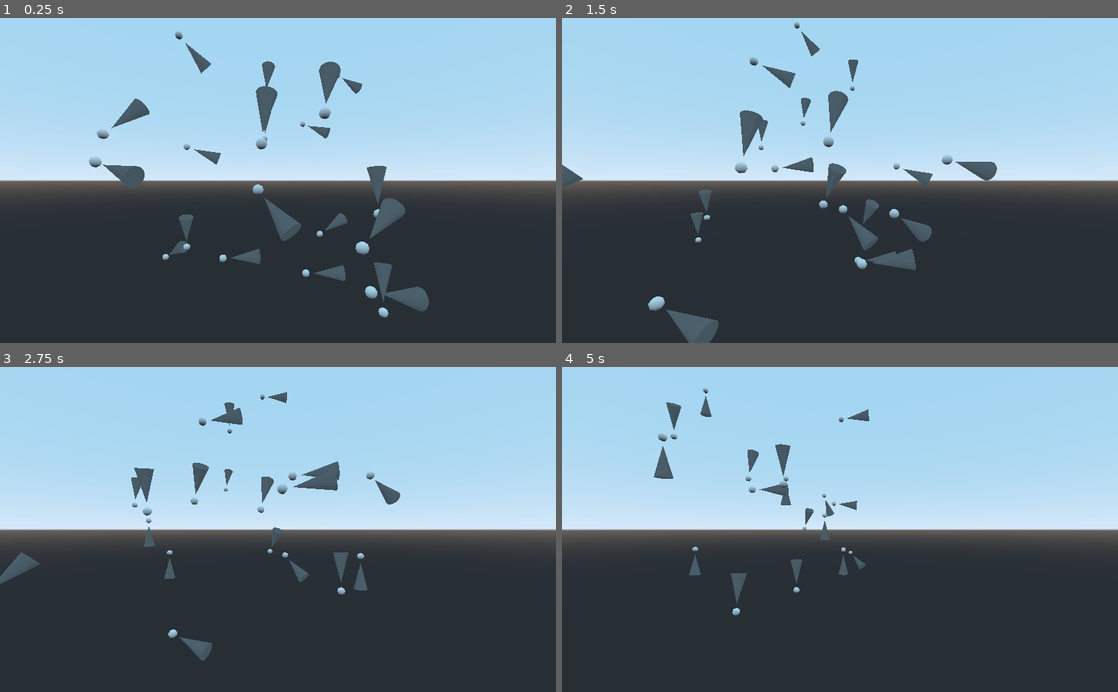
Above: before the commit, frames 1-4 (two rows, left to right).
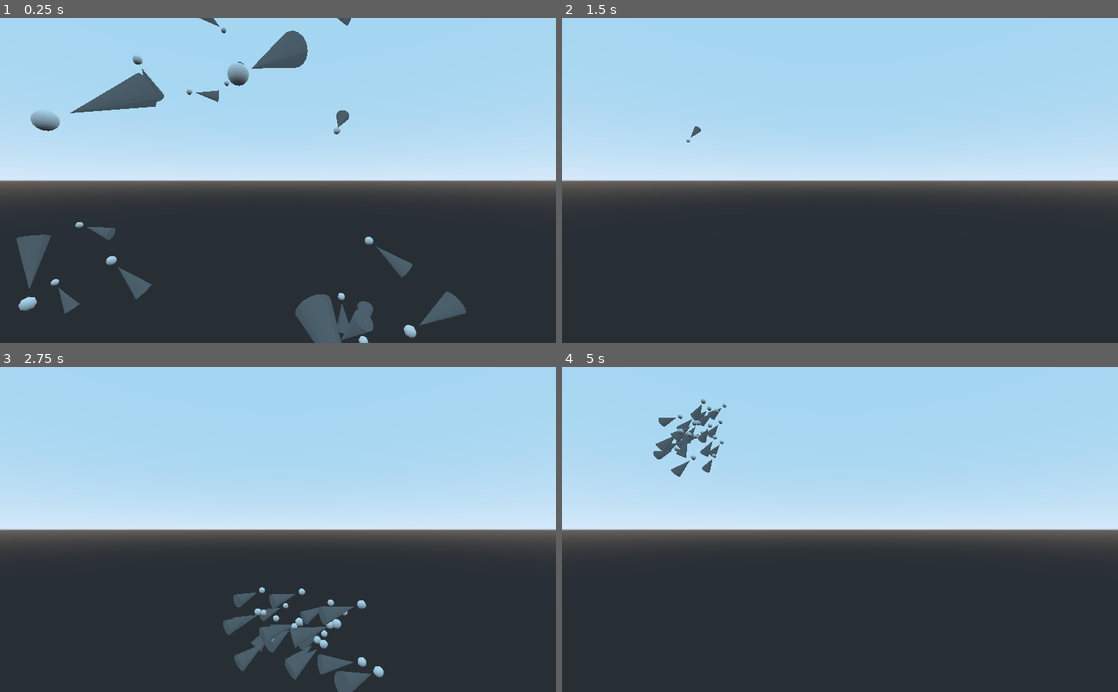
Above: after the commit, the same moments.

Repository: FlanGrande/BoidsGodotNode3D
Game: Godot game, scene res://BoidNode3D.tscn
Same seed, same stepped clock (60 frames per second), same inputs: the game is played once before the commit and once after it.
Inputs:
- Up to frame 1 (0.25 s): no input
- Up to frame 2 (1.5 s): no input
- Up to frame 3 (2.75 s): no input
- Up to frame 4 (5 s): no input

The runs differ from the first frame. In frame 1, 9.9% of the frame differs, in the area x 2-84%, y 0-100%; in frame 2, 4.0%; in frame 3, 5.5%; in frame 4, 2.5%.

Commit message:
Seems finished.
It still can get improvements, but overall this works for me.

Diff:
--- a/Boid3D.tscn
+++ b/Boid3D.tscn
@@ -3,11 +3,10 @@
 [ext_resource path="res://Boid.gd" type="Script" id=1]
 [ext_resource path="res://arrow/ArrowPlaceholder.obj" type="ArrayMesh" id=2]
 
-[node name="Boid" type="KinematicBody"]
+[node name="Boid" type="Spatial"]
 script = ExtResource( 1 )
 
 [node name="Mesh" type="MeshInstance" parent="."]
-transform = Transform( -1.62921e-07, 0, 1, 0, 1, 0, -1, 0, -1.62921e-07, 0, 0, 0 )
 cast_shadow = 0
 mesh = ExtResource( 2 )
 material/0 = null
--- a/BoidNode.gd
+++ b/BoidNode.gd
@@ -4,12 +4,12 @@
 
 onready var boid_scene = preload("res://Boid3D.tscn")
 
-var window_width = 16.0
-var window_height = 16.0
+var window_width = 24.0
+var window_height = 24.0
 var forward_depth = 16.0
 
 const numBoids = 20
-const visualRange = 0.1
+const visualRange = 20
 
 var boids = []
 
@@ -44,8 +44,8 @@
 # Constrain a boid to within the window. If it gets too close to an edge,
 # nudge it back in and reverse its direction.
 func keepWithinBounds(boid : Boid3D):
-	var margin = 30.0 # CONST?
-	var turnFactor = 1.0 # CONST?
+	var margin = 40.0 # CONST?
+	var turnFactor = 0.1 # CONST?
 
 	if (boid.x < margin):
 		boid.dx += turnFactor
@@ -146,7 +146,7 @@
 # Speed will naturally vary in flocking behavior, but real animals can't go
 # arbitrarily fast.
 func limitSpeed(boid : Boid3D):
-	var speedLimit = 0.3# CONST?
+	var speedLimit = 1.0# CONST?
 	var speed = pow(boid.dx * boid.dx + boid.dy * boid.dy + boid.dz * boid.dz, 1.0/3.0) # CONST?
 
 	if(speed > speedLimit):
@@ -156,12 +156,5 @@
 
 func drawBoid(boid : Boid3D):
 	boid.translation = Vector3(boid.x, boid.y, boid.z)
-	boid.rotation = Vector3(atan2(boid.dx, boid.dy), atan2(boid.dy, boid.dx), abs(atan2(boid.dz, boid.dy))) # This will have to be fixed for sure.
-	#boid.rotation = Vector3(atan2(boid.dy, boid.dx), atan2(boid.dz, boid.dy), atan2(boid.dx, boid.dz)) # This will have to be fixed for sure.
-	#boid.translate(Vector3(boid.dx, boid.dy, boid.dz))
-	#boid.translate(Vector3(boid.x, boid.y, boid.z))
-	#boid.look_at(Vector3(boid.dx, boid.dy, boid.dz), Vector3.UP)
-	#boid.look_at_from_position(Vector3(boid.x, boid.y, boid.z), Vector3(boid.dx, boid.dy, boid.dz), Vector3.UP)
-	#move_to
-	#draw_trail
-	pass
+	var target = Vector3(-boid.dx, -boid.dy, -boid.dz)*100.0
+	boid.look_at(target, Vector3.UP)
Not shown, changed: arrow/ArrowPlaceholder.mtl
Not shown, changed: arrow/ArrowPlaceholder.obj
